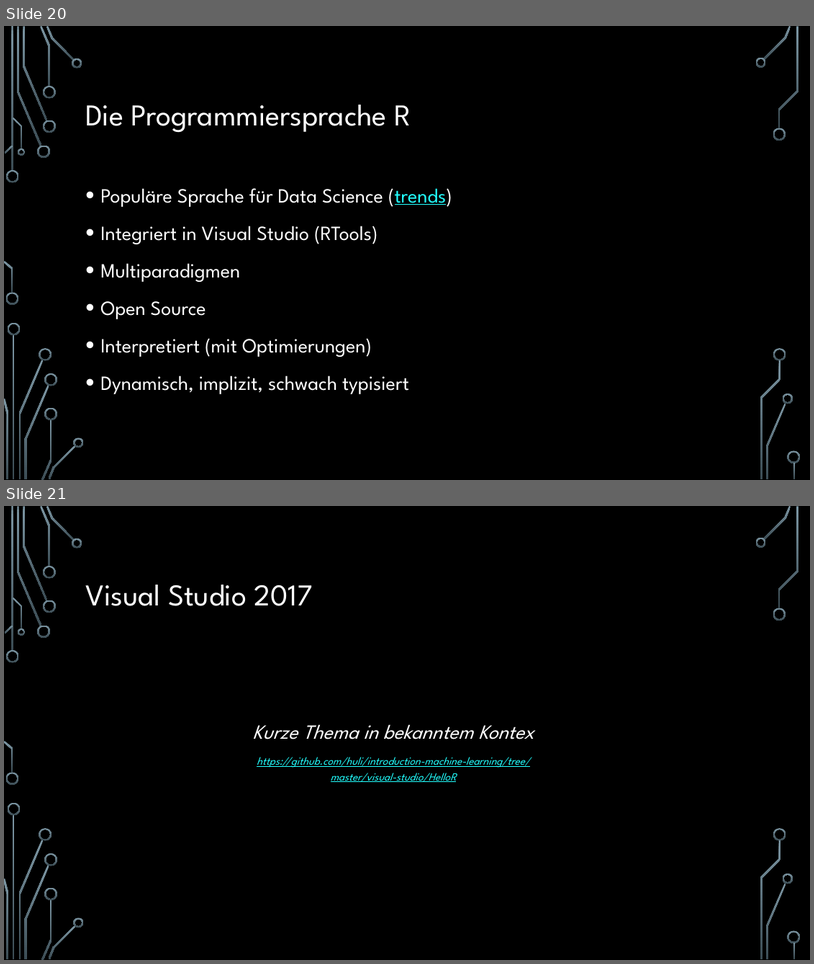
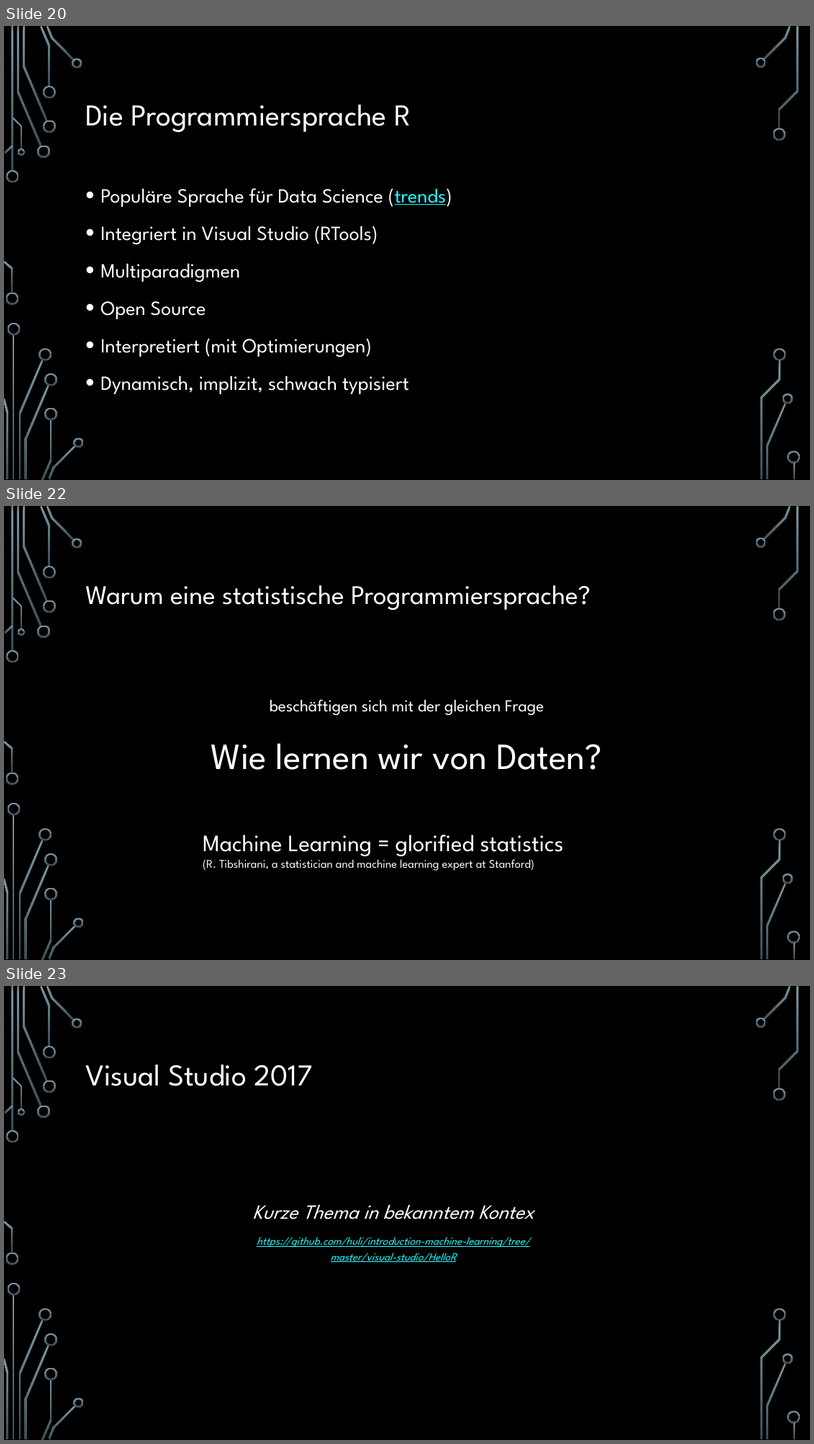
Before and after one commit to hacpro/introduction-machine-learning, a slide deck: presentation.pptx. Shown one above the other, each under a label of ours: slides 20 and 21 before the commit, slides 20, 22 and 23 after it; the slides between them are not shown. The pictures are 814x964 and 814x1444 pixels, drawn with LibreOffice and Linux fonts; fonts in the diff are those of the drawing; background and template pictures are left out. Boxes give left, top, right and bottom in pixels: in the first picture for what was removed or moved away, otherwise in the second. Text is boxed around its words. In the diff, an @@ line names an element or a change of style, - is before the commit and + after.

Commit message:
Why a statistic programming language.

```diff
--- a/presentation.pptx
+++ b/presentation.pptx
@@ slide 22 added at bbox=[4, 506, 810, 960], background picture (left out); not listed: 36 template elements that a slide beside it also shows @@
@@ title added at bbox=[85, 585, 591, 610], 32 pt, text #FFFFFF @@
+Warum eine statistische Programmiersprache?
@@ text added at bbox=[211, 699, 602, 770], 20 pt, text #FFFFFF @@
+beschäftigen sich mit der gleichen Frage
+Wie lernen wir von Daten?
@@ text added at bbox=[203, 834, 564, 870], 14 pt, text #FFFFFF @@
+Machine Learning = glorified statistics
+(R. Tibshirani, a statistician and machine learning expert at Stanford)
@@ what was slide 21 is now slide 23 @@
```
Also in this commit, not shown: 20 slides changed, 1 other slide added.
